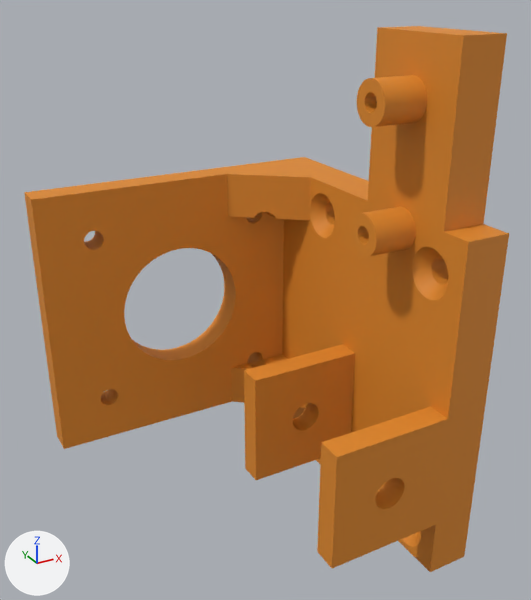
The glTF model montagem/modelos/eixo_bloco_motor.glb: old version first, new version second.
Camera for both pictures: a camera (50 mm lens) standing at (-69.4, -83.4, 56.8) and looking at (-16.9, 12.2, 9.0). Every picture has the same lights, and +X, +Y and +Z are marked at lower left. The older version comes first. Vertices at exactly the same position are counted once.

The first picture shows 'eixo_bloco_motor'.
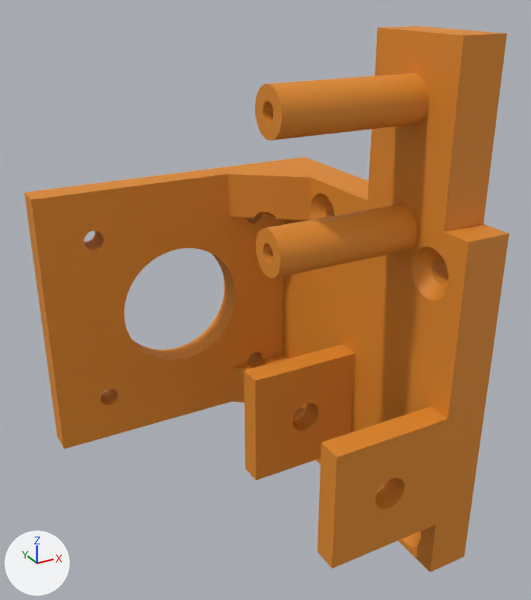
The edits, one by one:
me_eixo_bloco_motor is used by ob_eixo_bloco_motor; location (0.0, 0.0, 0.0).
me_eixo_bloco_motor had 2004 vertices, 4056 faces, 1850 loose edges and spanned x -47.0..7.5, y -14.0..40.5, z -34.0..50.0.
me_eixo_bloco_motor now has 2004 vertices, 4048 faces, 1850 loose edges and spans x -47.0..7.5, y -14.0..40.5, z -34.0..50.0.
me_eixo_bloco_motor part 1: 459 of 2004 vertices moved; they spanned x -7.2..7.5, y -9.0..3.2, z 15.0..44.2 and now span x -23.2..7.5, y -9.0..3.5, z 15.0..44.5; mean shift (-10.8, 0.0, 0.0); largest move (7.5, -7.6, 15.1) -> (-23.2, -0.4, 39.7).

Where the change shows, as pixel boxes [x1, y1, x2, y2] in the pictures (531 x 600 px; the box of a moved part takes in the faces that stretch with it):
part 1 of me_eixo_bloco_motor, moved or reshaped
    before: [332, 28, 464, 353]
    after: [255, 28, 464, 353]
